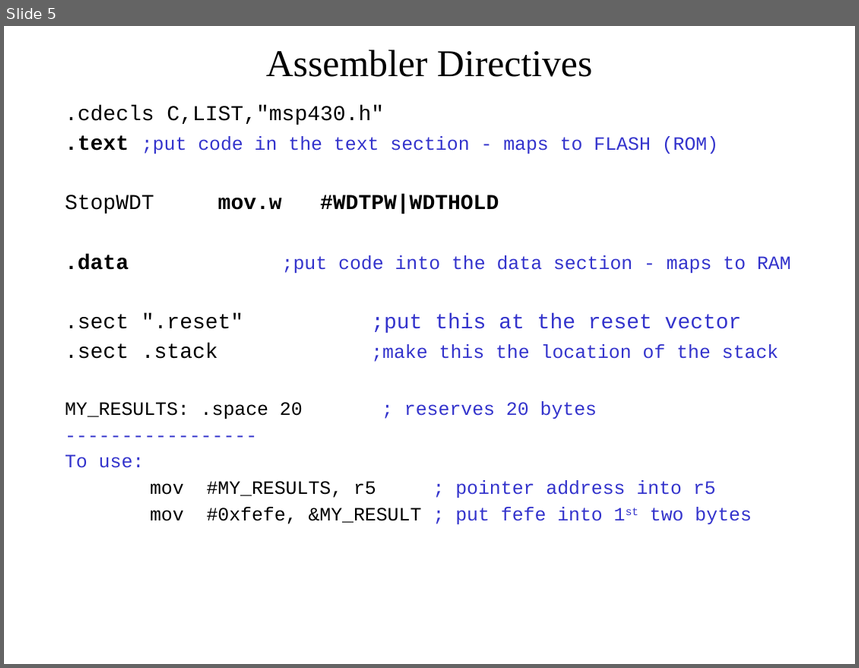
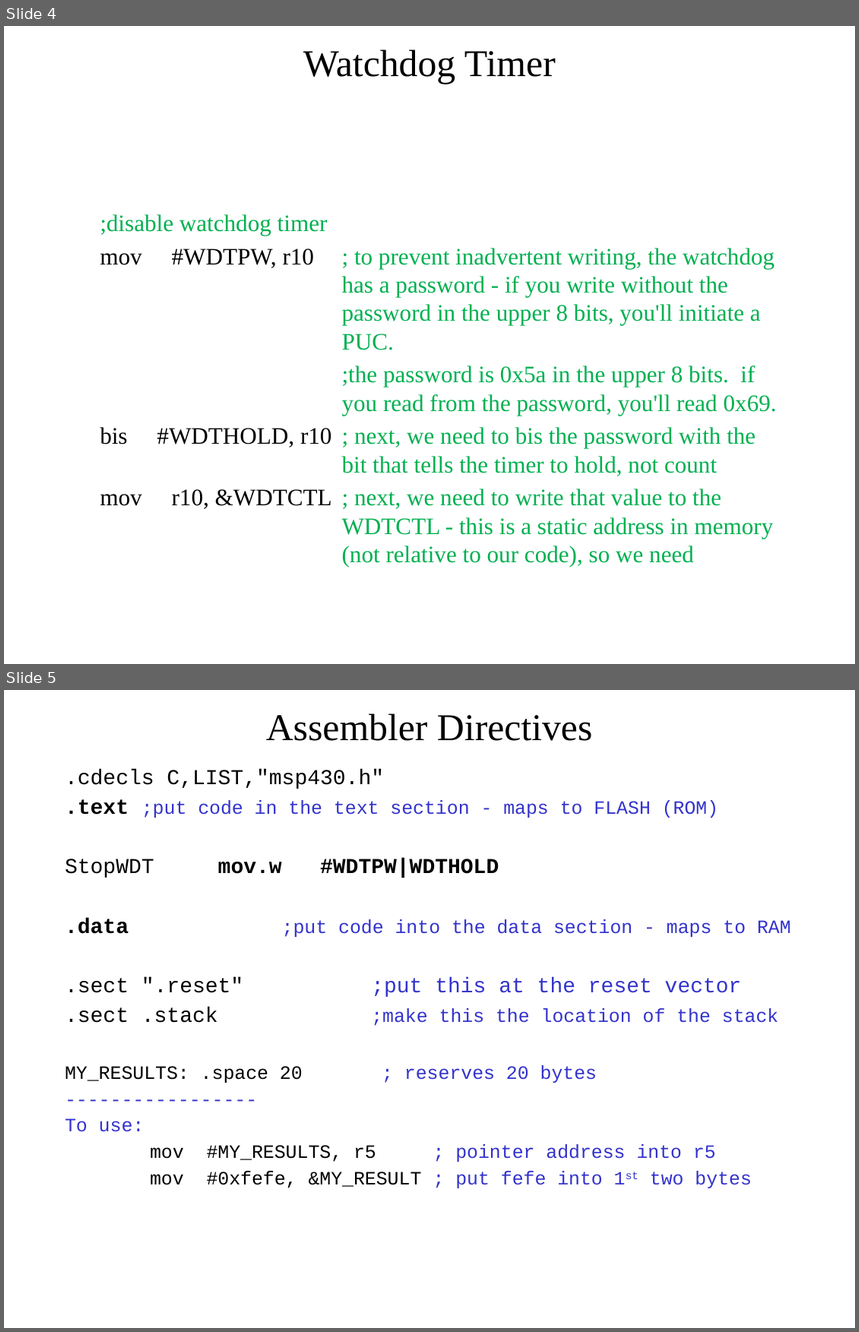
Before and after one commit to pw4rn3r/ECE382, a slide deck: notes/L7/Lsn7.pptx. Shown one above the other, each under a label of ours: slide 5 before the commit, slides 4 and 5 after it. The pictures are 859x668 and 859x1332 pixels, drawn with LibreOffice and Linux fonts; fonts in the diff are those of the drawing. Boxes give left, top, right and bottom in pixels: in the first picture for what was removed or moved away, otherwise in the second. Text is boxed around its words. In the diff, an @@ line names an element or a change of style, - is before the commit and + after.

```diff
--- a/notes/L7/Lsn7.pptx
+++ b/notes/L7/Lsn7.pptx
@@ slide 4 added at (x1=4, y1=26, x2=855, y2=664), background #FFFFFF @@
@@ title added at (x1=303, y1=50, x2=556, y2=84), 32 pt, text #000000 @@
+Watchdog Timer
@@ text added at (x1=100, y1=214, x2=777, y2=567), 20 pt, text #00B050 @@
+;disable watchdog timer
+mov #WDTPW, r10 ; to prevent inadvertent writing, the watchdog has a password - if you write without the password in the upper 8 bits, you'll initiate a PUC.
+;the password is 0x5a in the upper 8 bits. if you read from the password, you'll read 0x69.
+bis #WDTHOLD, r10 ; next, we need to bis the password with the bit that tells the timer to hold, not count
+mov r10, &WDTCTL ; next, we need to write that value to the WDTCTL - this is a static address in memory (not relative to our code), so we need
```
Also in this commit, not shown: 5 slides changed, 23 other slides added, 1 slide removed.
